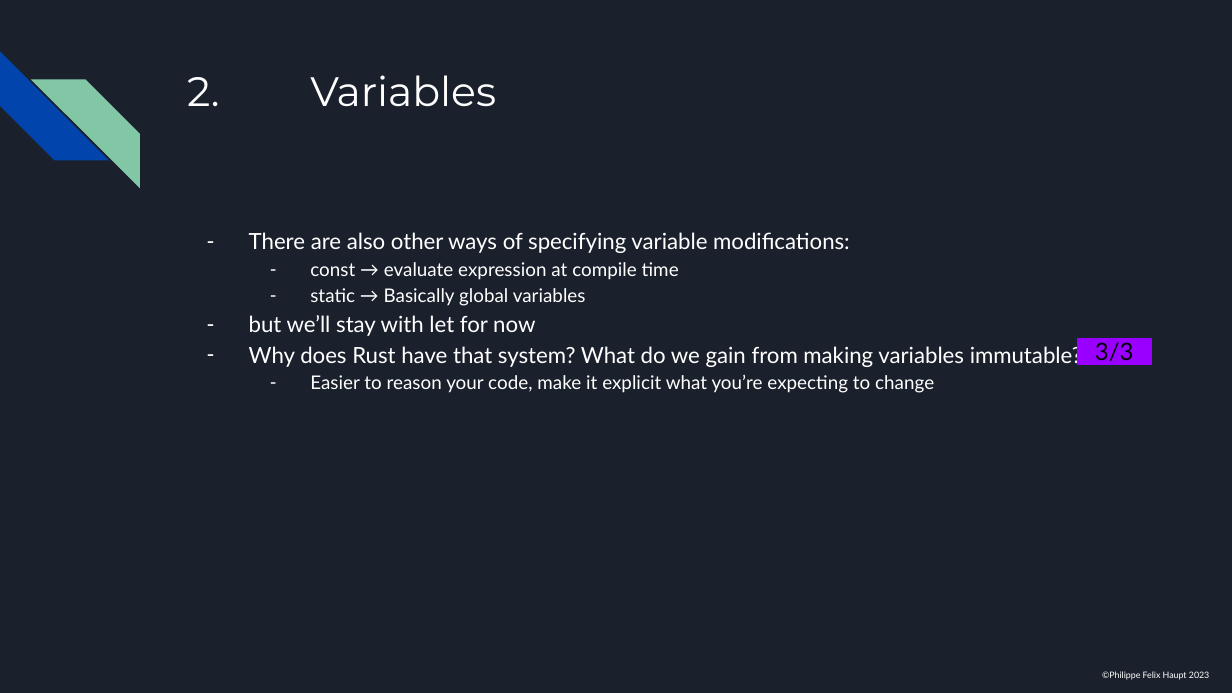
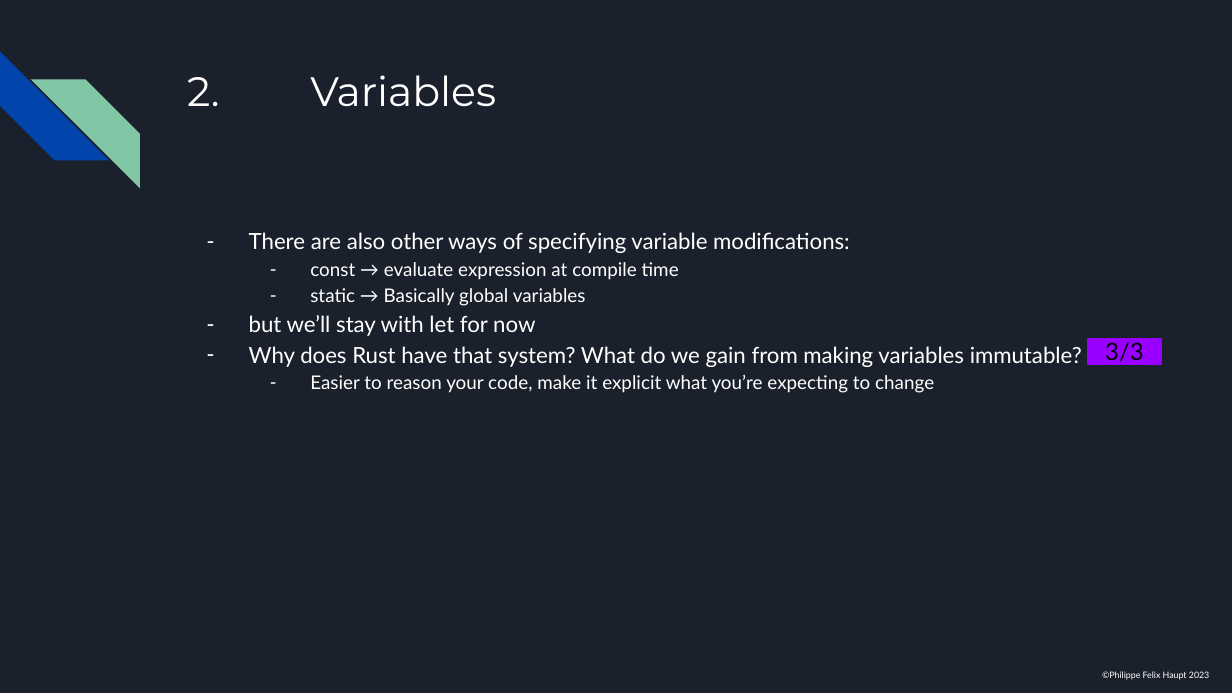
Before and after one commit to pfhaupt/progkurs, a slide deck: slide 44 of rust-beginner/session 02/RUSTikales Rust for beginners 02.pptx. Drawn at 1232x693 pixels with LibreOffice and Linux fonts; fonts in the diff are those of the drawing. Boxes give left, top, right and bottom in pixels: in the first picture for what was removed or moved away, otherwise in the second. Text is boxed around its words. In the diff, an @@ line names an element or a change of style, - is before the commit and + after.

```diff
--- a/rust-beginner/session 02/RUSTikales Rust for beginners 02.pptx
+++ b/rust-beginner/session 02/RUSTikales Rust for beginners 02.pptx
@@ rectangle "3/3": place and size @@
-rectangle "3/3" at [1077, 338, 1151, 363]
+rectangle "3/3" at [1088, 338, 1162, 363]
```
Also in this commit, not shown: 17 other slides changed.
